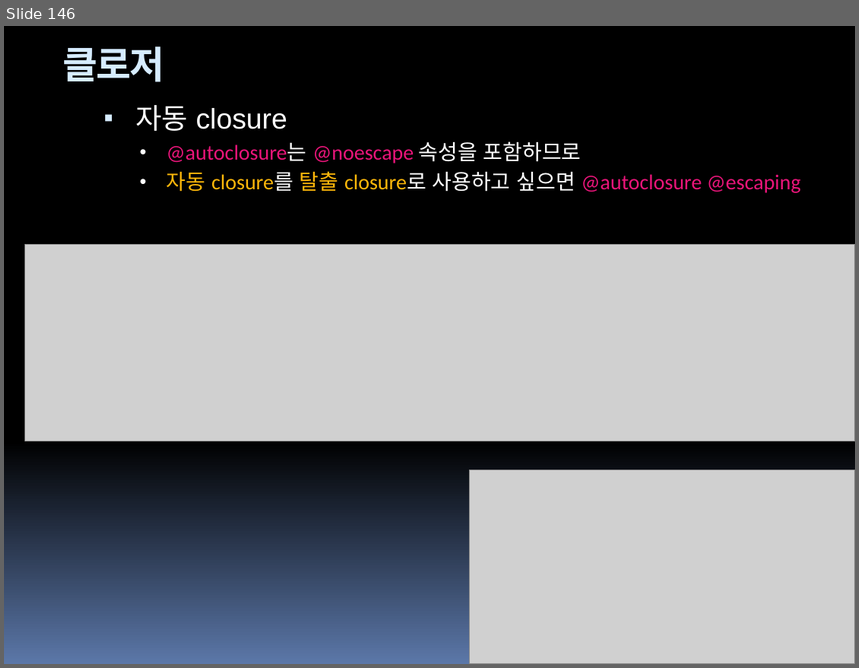
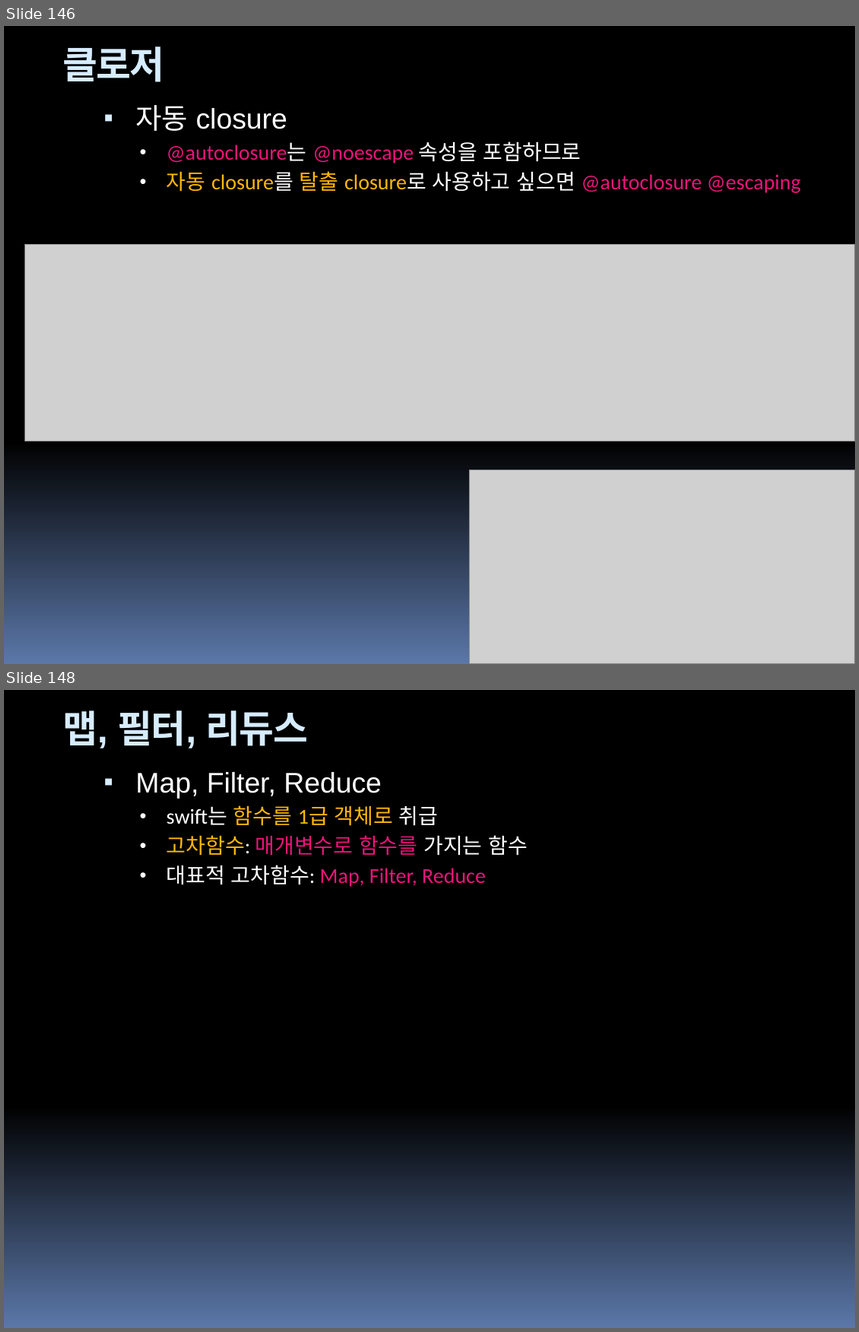
Before and after one commit to hounga13/helloSwift, a slide deck: Swift세미나자료.pptx. Shown one above the other, each under a label of ours: slide 146 before the commit, slides 146 and 148 after it; the slides between them are not shown. The pictures are 859x668 and 859x1332 pixels, drawn with LibreOffice and Linux fonts; fonts in the diff are those of the drawing; grey boxes stand for pictures. Boxes give left, top, right and bottom in pixels: in the first picture for what was removed or moved away, otherwise in the second. Text is boxed around its words. In the diff, an @@ line names an element or a change of style, - is before the commit and + after.

Commit message:
chapter17 map, filter, reduce

```diff
--- a/Swift세미나자료.pptx
+++ b/Swift세미나자료.pptx
@@ slide 148 added at [4,690,855,1328], background gradient #000000 to #5B77A8; not listed: 4 template elements that a slide beside it also shows @@
@@ title added at [63,711,307,749], 32 pt, text #D6ECFF, bold @@
+맵, 필터, 리듀스
@@ text added at [135,772,528,887], 18 pt, text #FFFFFF @@
+▪ Map, Filter, Reduce
+  • swift는 함수를 1급 객체로 취급
+  • 고차함수: 매개변수로 함수를 가지는 함수
+  • 대표적 고차함수: Map, Filter, Reduce
```
Also in this commit, not shown: 14 other slides added, 2 other files.
